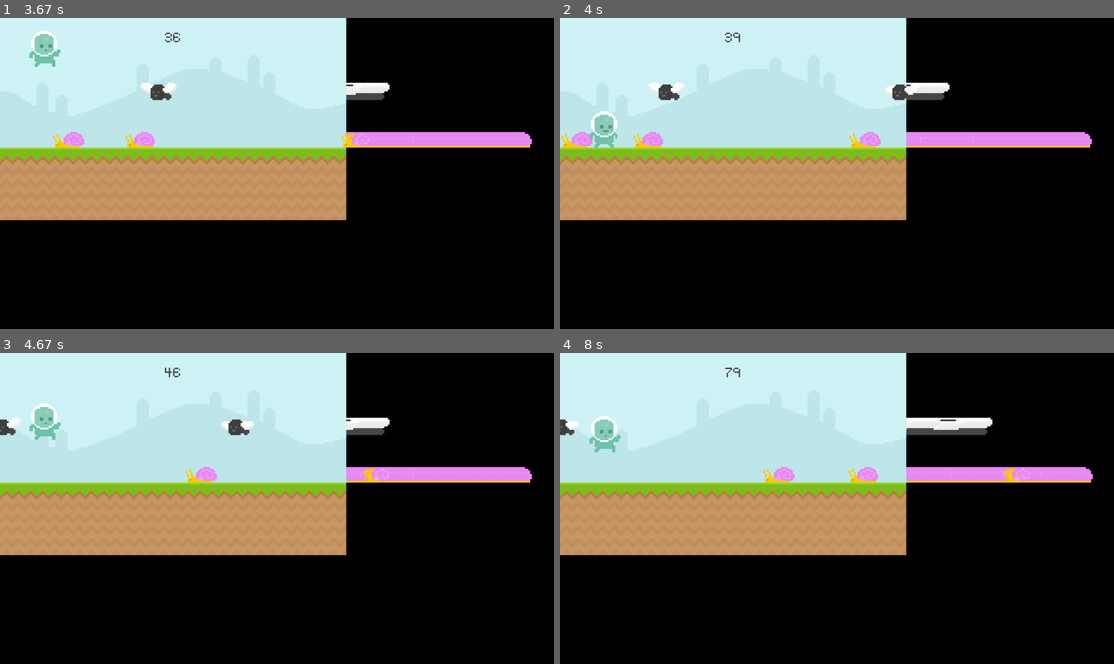
Above: before the commit, frames 1-4 (two rows, left to right).
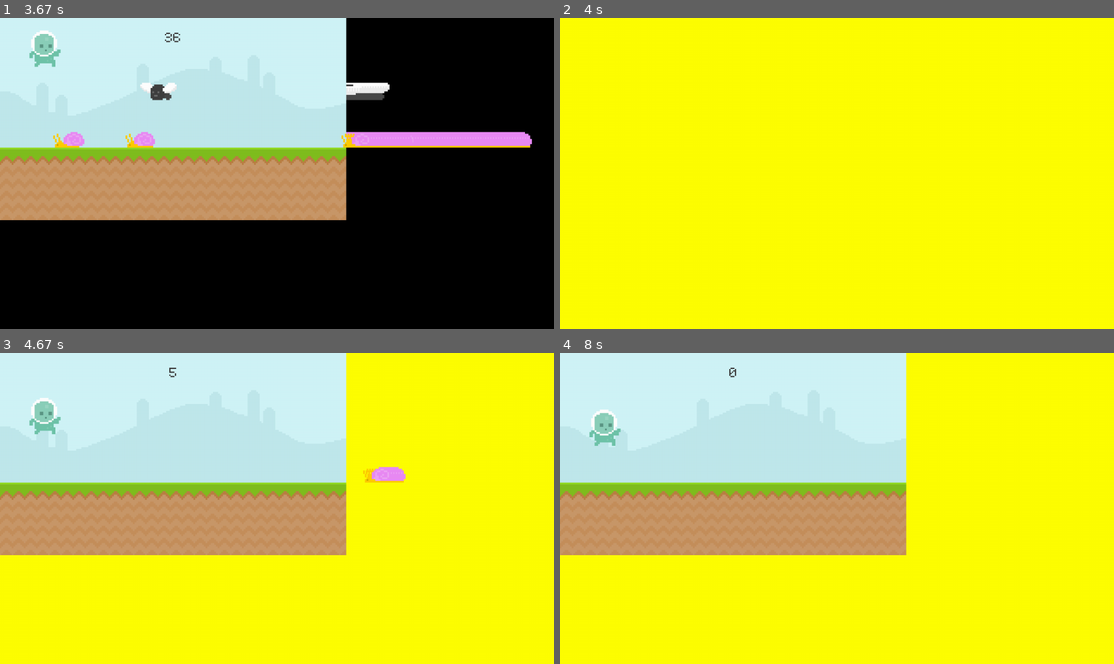
Above: after the commit, the same moments.

Repository: dominikucll/pygame-project
Game: pygame game, started from main.py
Same seed, same stepped clock (60 frames per second), same inputs: the game is played once before the commit and once after it.
Inputs:
- Up to frame 1 (3.67 s): tap Space at 0.33, 0.73, 1.03, 1.23, 1.57, 1.87, 2.07, 2.37, 2.63, 2.97, 3.27, 3.4 s
- Up to frame 2 (4 s): tap Space at 3.8 s
- Up to frame 3 (4.67 s): tap Space at 4.1 s
- Up to frame 4 (8 s): tap Space at 4.87, 5.17, 5.37, 5.67, 6.2, 6.5, 6.7, 7, 7.27, 7.6, 7.9 s

Frame 1 is identical in both runs. In frame 2, 100% of the frame differs, in the area x 0-100%, y 0-100%; in frame 3, 60%; in frame 4, 60%.

Commit message:
Collisions added

Diff:
--- a/main.py
+++ b/main.py
@@ -83,6 +83,13 @@
     screen.blit(score_surf,score_rect)
 
 
+def collision_sprite():
+    if pygame.sprite.spritecollide(player.sprite, obstacle_group, False):
+        obstacle_group.empty()
+        return False
+    else: return True
+
+
 pygame.init()
 clock = pygame.time.Clock()
 screen = pygame.display.set_mode((1280,720))
@@ -138,11 +145,12 @@
         obstacle_group.draw(screen)
         obstacle_group.update()
 
+        # Collision
+        game_active = collision_sprite()
+
     # Gameover winodw, could be a menu window
     else:
         screen.fill("Yellow")
-        obstacle_rect_list.clear()
-        player_rect.midbottom = (80,300)
 
 
     pygame.display.update()
